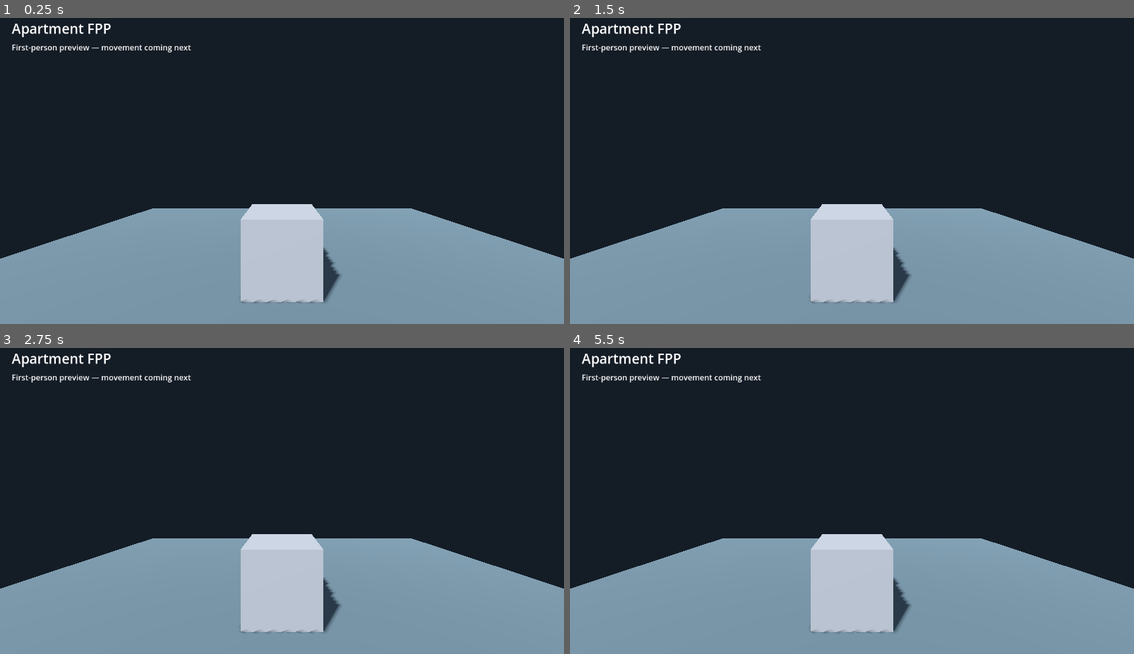
Above: before the commit, frames 1-4 (two rows, left to right).
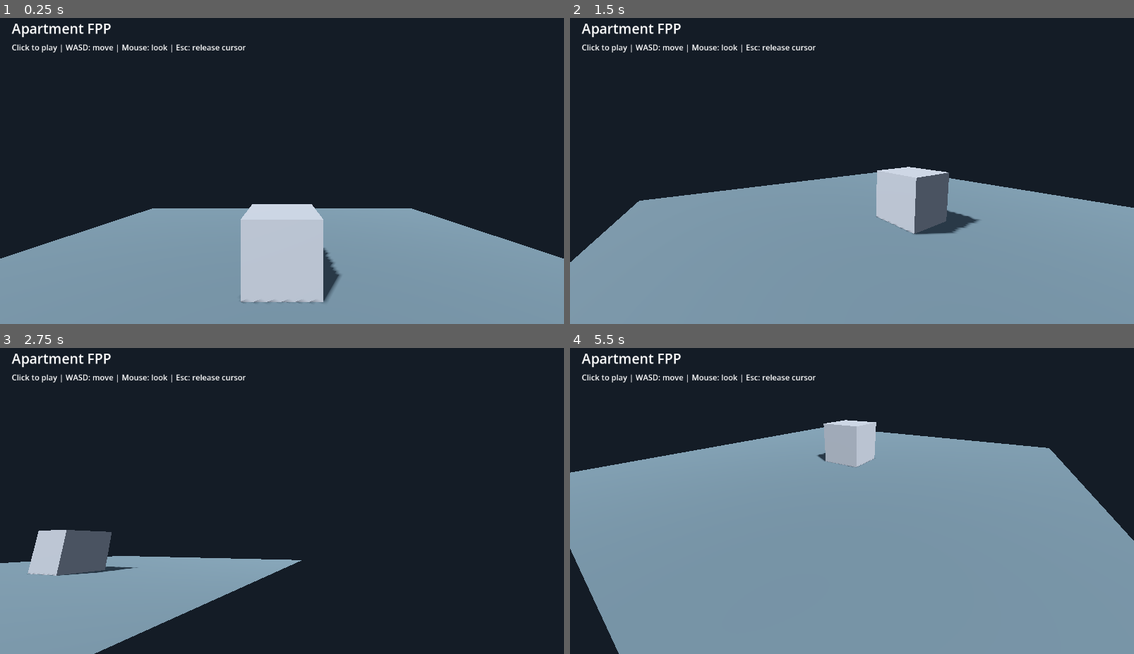
Above: after the commit, the same moments.

Repository: lwg1103/the-game-poc
Game: Godot game, scene res://scenes/main.tscn
The game is run twice, just before and just after one commit, with the same random seed, the same clock (stepped at 60 frames per second) and the same inputs.
Inputs (mouse positions are in pixels of both pictures, inside the frame that each line leads up to):
- Up to frame 1 (0.25 s): no input
- Up to frame 2 (1.5 s): tap Enter at 0.5, 1.25 s; move the mouse to (976, 149) at 0.52 s; hold D (move_right) 0.53-1.28 s; click (976, 149) at 0.67 s; move the mouse to (739, 180) at 1.27 s; hold S (move_backward) from 1.28 s (still down); click (739, 180) at 1.42 s
- Up to frame 3 (2.75 s): tap Enter at 2 s; move the mouse to (338, 427) at 2.02 s; release S (move_backward) at 2.03 s; hold D (move_right) from 2.03 s (still down); click (338, 427) at 2.17 s
- Up to frame 4 (5.5 s): tap Enter at 2.75, 3.5, 4.25 s; move the mouse to (823, 559) at 2.77 s; release D (move_right) at 2.78 s; hold W (move_forward) 2.78-3.53 s; click (823, 559) at 2.92 s; move the mouse to (1021, 543) at 3.52 s; hold A (move_left) 3.53-5.03 s; click (1021, 543) at 3.67 s; tap Escape (pause) at 4.15 s; move the mouse to (682, 448) at 4.27 s; click (682, 448) at 4.42 s; move the mouse to (880, 494) at 5.02 s; hold S (move_backward) from 5.03 s (still down); click (880, 494) at 5.17 s

The runs differ from the first frame. In frame 1, 0.5% of the frame differs, in the area x 2-44%, y 8-12%; in frame 2, 16%; in frame 3, 26%; in frame 4, 39%, in the area x 0-100%, y 8-100%.

Commit message:
Add WASD movement and mouse look (T05)

Diff:
--- a/scripts/player.gd
+++ b/scripts/player.gd
@@ -1,8 +1,47 @@
 extends CharacterBody3D
 ## Feet are the origin; the capsule and camera are offset above them.
 
+@export var movement_speed: float = 3.5
+@export var mouse_sensitivity: float = 0.002
+const PITCH_LIMIT: float = deg_to_rad(85.0)
+@onready var camera: Camera3D = $Camera
+var spawn_position: Vector3
+var controls_active: bool = false
+
+
+func _ready() -> void:
+	spawn_position = position
+
+
+func _notification(what: int) -> void:
+	if what == NOTIFICATION_APPLICATION_FOCUS_OUT:
+		controls_active = false
+		Input.mouse_mode = Input.MOUSE_MODE_VISIBLE
+
+
+func _unhandled_input(event: InputEvent) -> void:
+	if event.is_action_pressed("pause"):
+		controls_active = false
+		Input.mouse_mode = Input.MOUSE_MODE_VISIBLE
+	elif event is InputEventMouseButton and event.button_index == MOUSE_BUTTON_LEFT and event.pressed:
+		controls_active = true
+		Input.mouse_mode = Input.MOUSE_MODE_CAPTURED
+	elif event is InputEventMouseMotion and controls_active:
+		rotate_y(-event.screen_relative.x * mouse_sensitivity)
+		camera.rotation.x = clampf(camera.rotation.x - event.screen_relative.y * mouse_sensitivity, -PITCH_LIMIT, PITCH_LIMIT)
+
 
 func _physics_process(delta: float) -> void:
+	var input_direction := Vector2.ZERO
+	if controls_active:
+		input_direction = Input.get_vector("move_left", "move_right", "move_forward", "move_backward")
+	var direction := basis * Vector3(input_direction.x, 0.0, input_direction.y)
+	velocity.x = direction.x * movement_speed
+	velocity.z = direction.z * movement_speed
 	if not is_on_floor():
 		velocity += get_gravity() * delta
 	move_and_slide()
+	# The temporary test platform has open edges; keep the preview recoverable.
+	if position.y < -10.0:
+		position = spawn_position
+		velocity = Vector3.ZERO
--- /dev/null
+++ b/tests/movement_test.gd
@@ -0,0 +1,65 @@
+extends SceneTree
+
+
+func _initialize() -> void:
+	call_deferred("run_test")
+
+
+func run_test() -> void:
+	var world := (load("res://scenes/main.tscn") as PackedScene).instantiate()
+	root.add_child(world)
+	var player := world.get_node("Player") as CharacterBody3D
+	await create_timer(0.2, true, true).timeout
+	var click := InputEventMouseButton.new()
+	click.button_index = MOUSE_BUTTON_LEFT
+	click.pressed = true
+	player._unhandled_input(click)
+	var start := player.position
+	Input.action_press("move_forward")
+	await create_timer(0.2, true, true).timeout
+	Input.action_release("move_forward")
+	if player.position.z >= start.z - 0.1:
+		fail("Forward input must move the player.")
+		return
+	var straight_speed := Vector2(player.velocity.x, player.velocity.z).length()
+	Input.action_press("move_forward")
+	Input.action_press("move_right")
+	await create_timer(0.1, true, true).timeout
+	Input.action_release("move_forward")
+	Input.action_release("move_right")
+	if absf(Vector2(player.velocity.x, player.velocity.z).length() - straight_speed) > 0.01:
+		fail("Diagonal movement must not increase speed.")
+		return
+	var motion := InputEventMouseMotion.new()
+	motion.screen_relative = Vector2(100, 100000)
+	player._unhandled_input(motion)
+	var camera := player.get_node("Camera") as Camera3D
+	if player.rotation.y >= 0 or absf(camera.rotation.x) > deg_to_rad(85.01) or camera.rotation.x >= 0:
+		fail("Mouse look must turn right, look down and clamp pitch.")
+		return
+	player.rotation.y = PI / 2.0
+	Input.action_press("move_forward")
+	await create_timer(0.1, true, true).timeout
+	Input.action_release("move_forward")
+	if player.velocity.x >= -0.1 or absf(player.velocity.z) > 0.01:
+		fail("Movement must follow yaw without following camera pitch.")
+		return
+	var escape := InputEventAction.new()
+	escape.action = &"pause"
+	escape.pressed = true
+	player._unhandled_input(escape)
+	var yaw := player.rotation.y
+	player._unhandled_input(motion)
+	Input.action_press("move_forward")
+	await create_timer(0.1, true, true).timeout
+	Input.action_release("move_forward")
+	if player.rotation.y != yaw or Vector2(player.velocity.x, player.velocity.z).length() > 0.01:
+		fail("Released cursor must stop movement and mouse look.")
+		return
+	print("PASS: Movement, diagonal speed, yaw direction, pitch clamp and released cursor.")
+	quit(0)
+
+
+func fail(message: String) -> void:
+	push_error(message)
+	quit(1)
--- a/ui/startup_overlay.tscn
+++ b/ui/startup_overlay.tscn
@@ -15,4 +15,4 @@
 offset_top = 70.0
 offset_right = 560.0
 offset_bottom = 110.0
-text = "First-person preview — movement coming next"
+text = "Click to play | WASD: move | Mouse: look | Esc: release cursor"
Not shown, added: tests/movement_test.gd.uid
Not shown, changed: docs/BACKLOG.md
